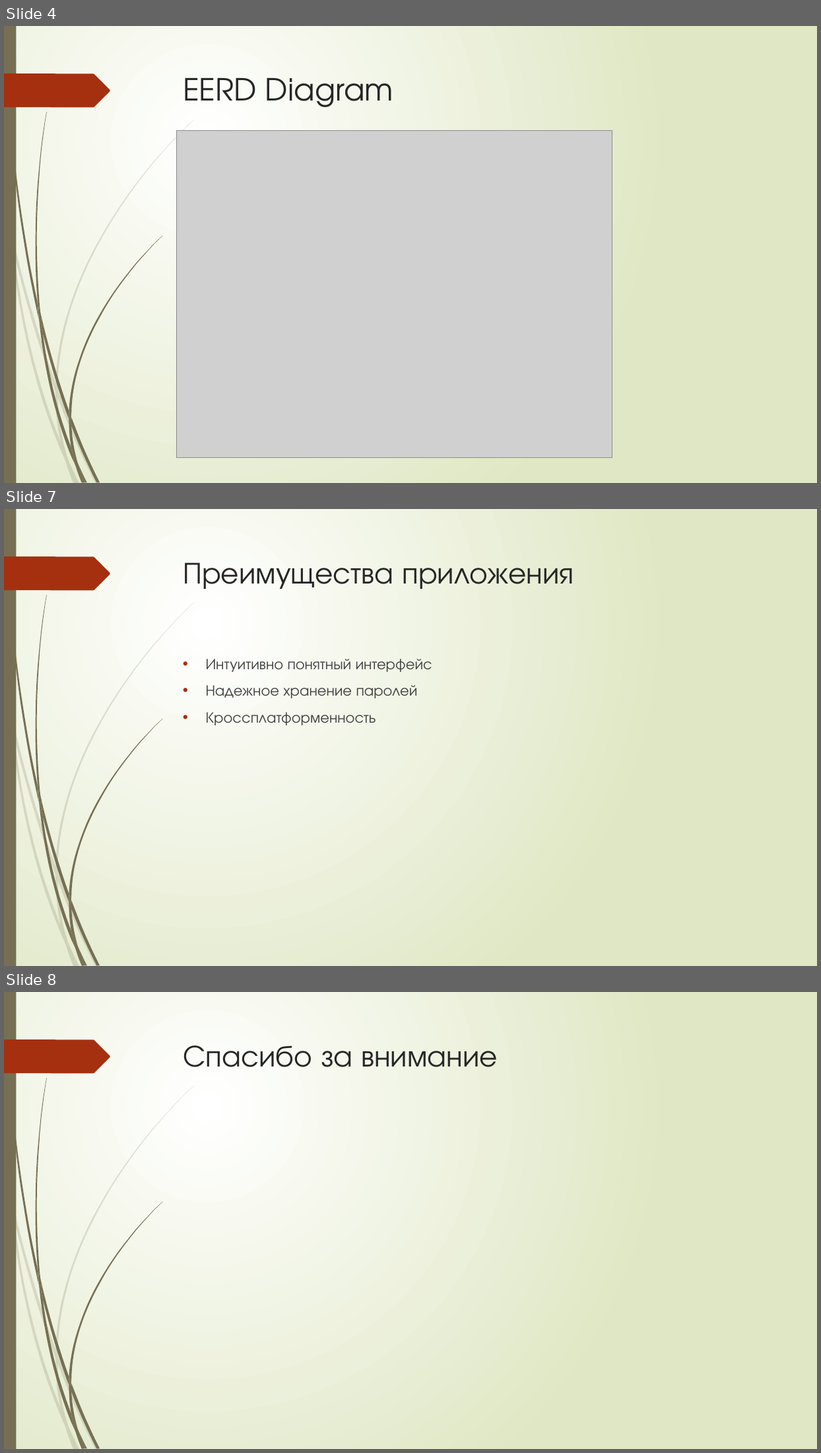
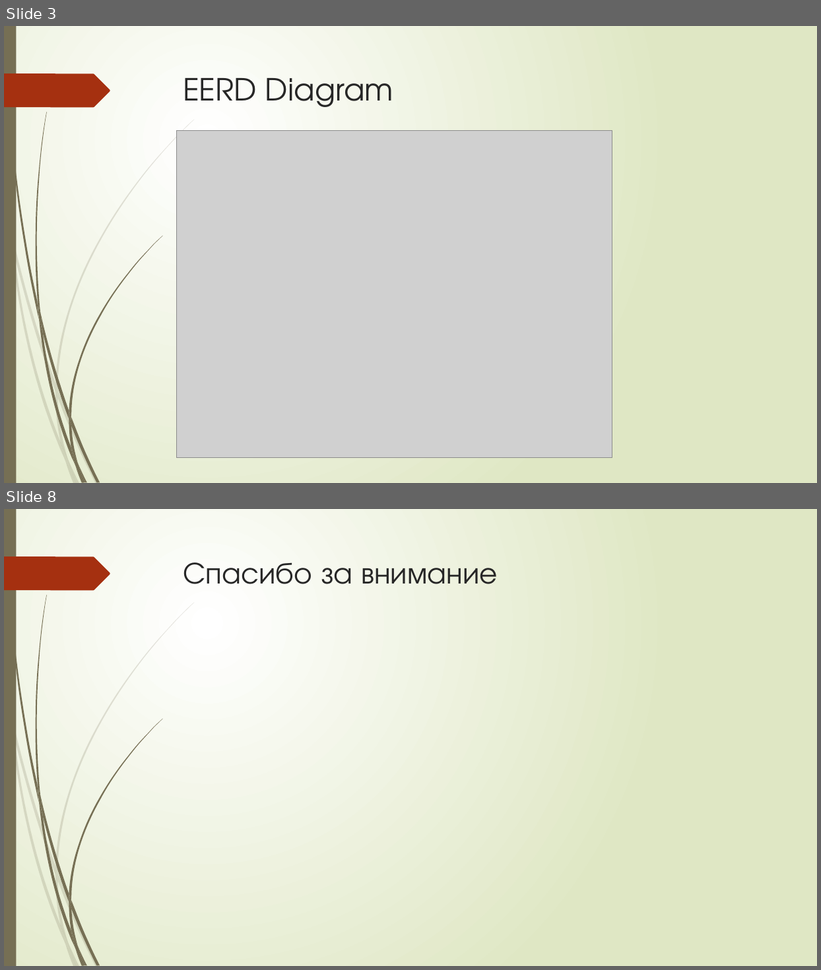
Before and after one commit to NikitaMasalov/MouthProjectt, a slide deck: Презентация Microsoft PowerPoint (2).pptx. Shown one above the other, each under a label of ours: slides 4, 7 and 8 before the commit, slides 3 and 8 after it; the slides between them are not shown. The pictures are 821x1453 and 821x970 pixels, drawn with LibreOffice and Linux fonts; fonts in the diff are those of the drawing; grey boxes stand for pictures. Boxes give left, top, right and bottom in pixels: in the first picture for what was removed or moved away, otherwise in the second. Text is boxed around its words. In the diff, an @@ line names an element or a change of style, - is before the commit and + after.

```diff
--- a/Презентация Microsoft PowerPoint (2).pptx
+++ b/Презентация Microsoft PowerPoint (2).pptx
@@ slide 7 removed at (4,509,817,966), background gradient #FFFFFF to #DFE8C4; not listed: 24 template elements that a slide beside it also shows @@
@@ title removed at (183,562,574,589) @@
-Преимущества приложения
@@ text removed at (206,659,432,725) @@
-• Интуитивно понятный интерфейс
-• Надежное хранение паролей
-• Кроссплатформенность
@@ what was slide 4 is now slide 3 @@
```
Also in this commit, not shown: 1 slide changed, 4 slides added, 3 other slides removed.
